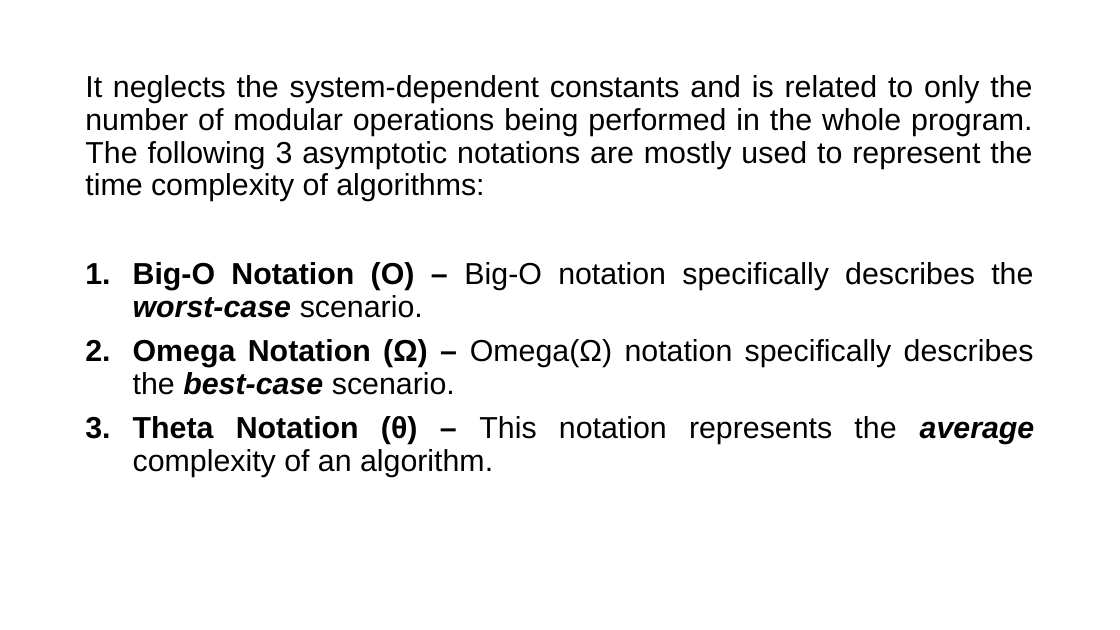
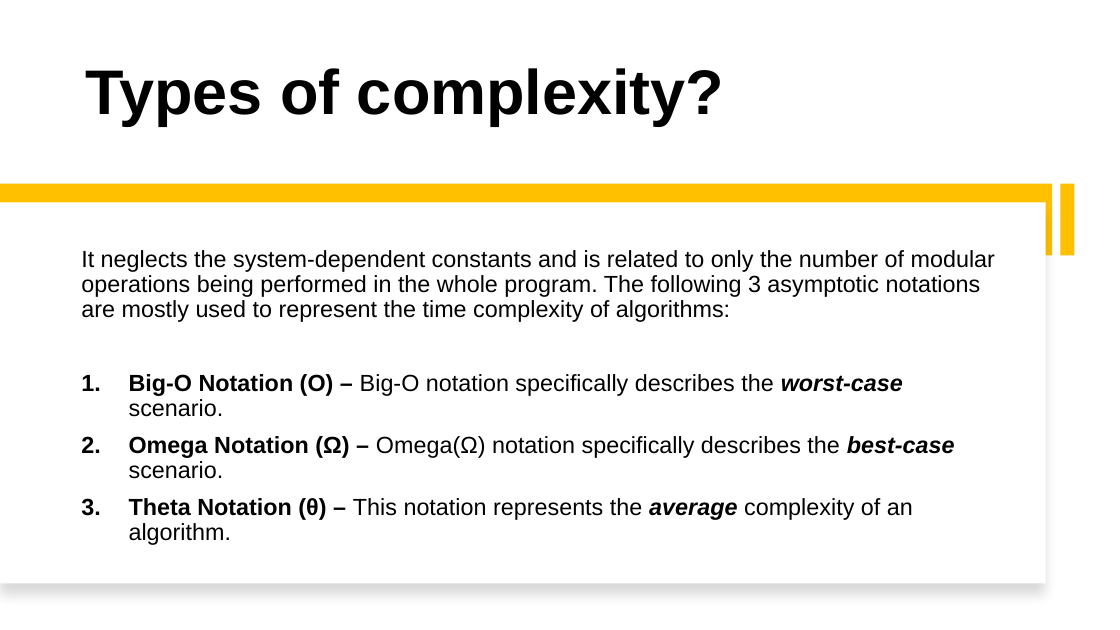
Before and after one commit to alaminbhuyan/DSA-In-Python, a slide deck: slide 16 of Design & Analysis Of Algorithm PDF/DAA.pptx. Drawn at 1120x630 pixels with LibreOffice and Linux fonts; fonts in the diff are those of the drawing. Boxes give left, top, right and bottom in pixels: in the first picture for what was removed or moved away, otherwise in the second. Text is boxed around its words. In the diff, an @@ line names an element or a change of style, - is before the commit and + after.

```diff
--- a/Design & Analysis Of Algorithm PDF/DAA.pptx
+++ b/Design & Analysis Of Algorithm PDF/DAA.pptx
@@ title added at box(85, 68, 724, 126), 54 pt, text #000000, bold @@
+Types of complexity?
@@ rectangle added at box(0, 184, 1053, 255), fill #FFC000 @@
@@ rectangle added at box(0, 202, 1046, 584), fill #FFFFFF @@
@@ rectangle added at box(1060, 184, 1075, 255), fill #FFC000 @@
@@ text "It neglects the system-dependent constants ...": place and size @@
-text "It neglects the system-dependent constants ..." at box(85, 75, 1035, 477)
+text "It neglects the system-dependent constants ..." at box(81, 250, 995, 545)
@@ text "It neglects the system-dependent constants ..." at box(81, 250, 995, 545): size 26 to 20 pt; alignment justified to left; vertical alignment top to middle @@
```
Also in this commit, not shown: 29 other slides changed.
